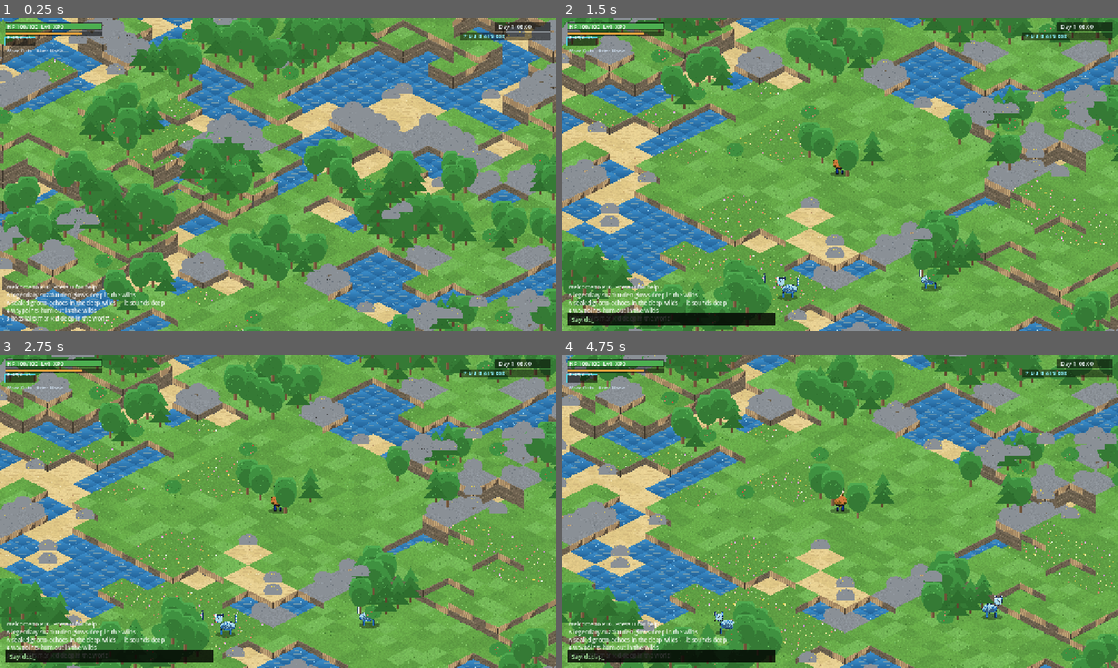
Above: before the commit, frames 1-4 (two rows, left to right).
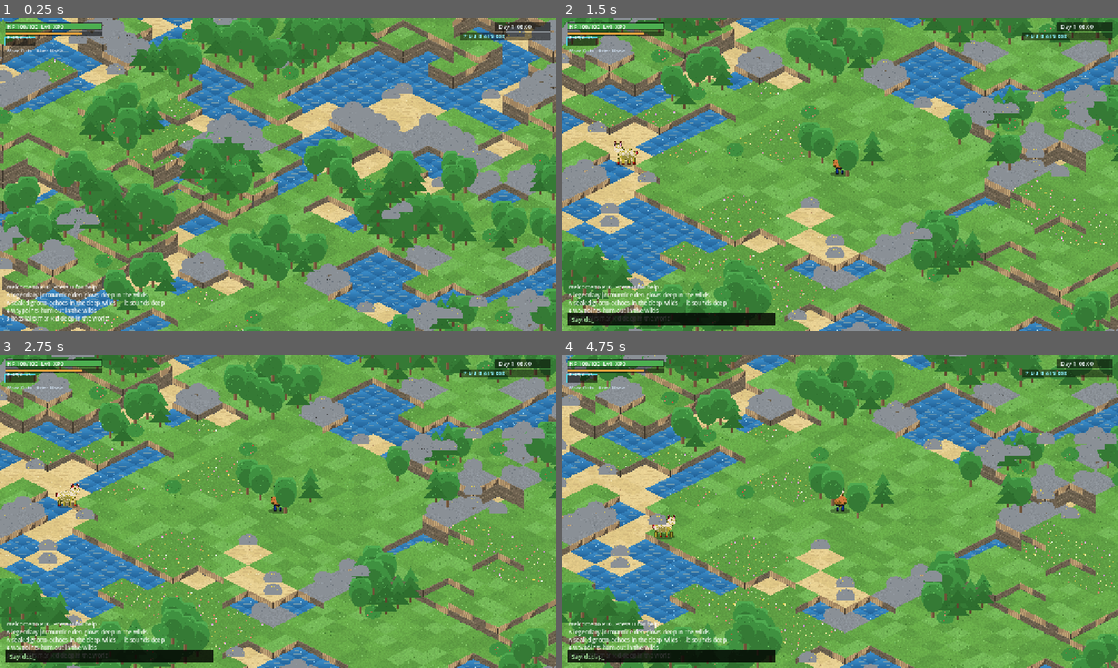
Above: after the commit, the same moments.

Repository: biggameking/PLG
Game: Godot game, scene res://scenes/main.tscn
The game is run twice, just before and just after one commit, with the same random seed, the same clock (stepped at 60 frames per second) and the same inputs.
Inputs (mouse positions are in pixels of both pictures, inside the frame that each line leads up to):
- Up to frame 1 (0.25 s): no input
- Up to frame 2 (1.5 s): tap Enter at 0.5 s; move the mouse to (962, 158) at 0.52 s; hold D (move_right) 0.53-1.25 s; hold Q (aim) 0.53-1.25 s; click (962, 158) at 0.67 s; drag from (728, 190) to (812, 237) at 1.27 s
- Up to frame 3 (2.75 s): move the mouse to (333, 442) at 2.02 s; hold D (move_right) from 2.03 s (still down); hold Tab (cycle_sphere) from 2.03 s (still down)
- Up to frame 4 (4.75 s): release D (move_right) at 2.75 s; release Tab (cycle_sphere) at 2.75 s; drag from (812, 574) to (673, 464) at 2.77 s; move the mouse to (1006, 558) at 3.52 s; hold A (move_left) 3.53-4.25 s; hold P (dex) 3.53-4.25 s; drag from (673, 464) to (756, 433) at 4.27 s

The runs differ from the first frame. In frame 1, 0.2% of the frame differs, in the area x 7-27%, y 87-90%; in frame 2, 0.7%; in frame 3, 0.7%, in the area x 7-69%, y 41-91%; in frame 4, 0.6%.

Commit message:
Trait slots: pals carry up to four passives like Palworld

Diff:
--- a/src/game.gd
+++ b/src/game.gd
@@ -2792,6 +2792,8 @@
 		var npk: String = keys_p[rng.int_range(0, keys_p.size() - 1)]
 		if npk not in np.passives:
 			np.passives.append(npk)
+	while np.passives.size() > 4: # Palworld's 4-trait cap binds bloodlines too
+		np.passives.pop_back()
 	np.apply_bonuses()
 	np.hp = np.max_hp
 	if pair is Array and pair.size() >= 8: # egg moves: hatch with a parent skill
--- a/src/pal.gd
+++ b/src/pal.gd
@@ -63,7 +63,9 @@
 	name = "pal_%s_%d" % [sp_id, uid] # debuggable in orphan/crash dumps
 	roll_passives()
 	if lucky and "lucky" not in passives:
-		passives.append("lucky") # Lucky pals always carry their signature passive
+		passives.push_front("lucky") # signature passive always survives the 4-slot trim
+		while passives.size() > 4:
+			passives.pop_back()
 	apply_bonuses() # folds passives + star/alpha/boss hp multipliers into max_hp
 	hp = max_hp
 	setup_visuals("res://assets/pals/%s_f0.png" % sp_id, "res://assets/pals/%s_f1.png" % sp_id)
@@ -590,7 +592,11 @@
 func roll_passives() -> void:
 	passives.clear()
 	var keys := PassiveData.PASSIVES.keys()
-	var n := 1 + (1 if game.rng.chance(0.35) else 0)
+	# Palworld trait slots: 1 guaranteed, then 45%/30%/15% for slots 2-4
+	var n := 1
+	if game.rng.chance(0.45): n += 1
+	if game.rng.chance(0.30): n += 1
+	if game.rng.chance(0.15): n += 1
 	for i in n:
 		var k: String = keys[game.rng.int_range(0, keys.size() - 1)]
 		if k not in passives:
--- a/tools/smoke_test.gd
+++ b/tools/smoke_test.gd
@@ -774,6 +774,20 @@
 	check("net pal spawns", game.pals.size() == np0 + 1)
 	var npal: Pal = game.pals[game.pals.size() - 1]
 	check("net pal lucky", npal.lucky and "lucky" in npal.passives)
+	# Palworld trait slots: 1-4 passives, and the lucky signature always survives
+	var max_ps := 0; var over2_ps := 0
+	for i in 40:
+		var tpp: Pal = game.gen_pal("lamball", 3, p.pos)
+		max_ps = maxi(max_ps, tpp.passives.size())
+		if tpp.passives.size() >= 3: over2_ps += 1
+		if tpp.get_parent(): tpp.get_parent().remove_child(tpp)
+		tpp.free()
+	check("trait slots 1-4", max_ps <= 4 and max_ps >= 1 and over2_ps > 0,
+		"max=%d over2=%d" % [max_ps, over2_ps])
+	var lp2: Pal = game.gen_pal("lamball", 3, p.pos, true)
+	check("lucky signature kept", lp2.lucky and "lucky" in lp2.passives and lp2.passives.size() <= 4)
+	if lp2.get_parent(): lp2.get_parent().remove_child(lp2)
+	lp2.free()
 	game.pals.erase(npal)
 	if npal.get_parent(): npal.get_parent().remove_child(npal)
 	npal.free()
